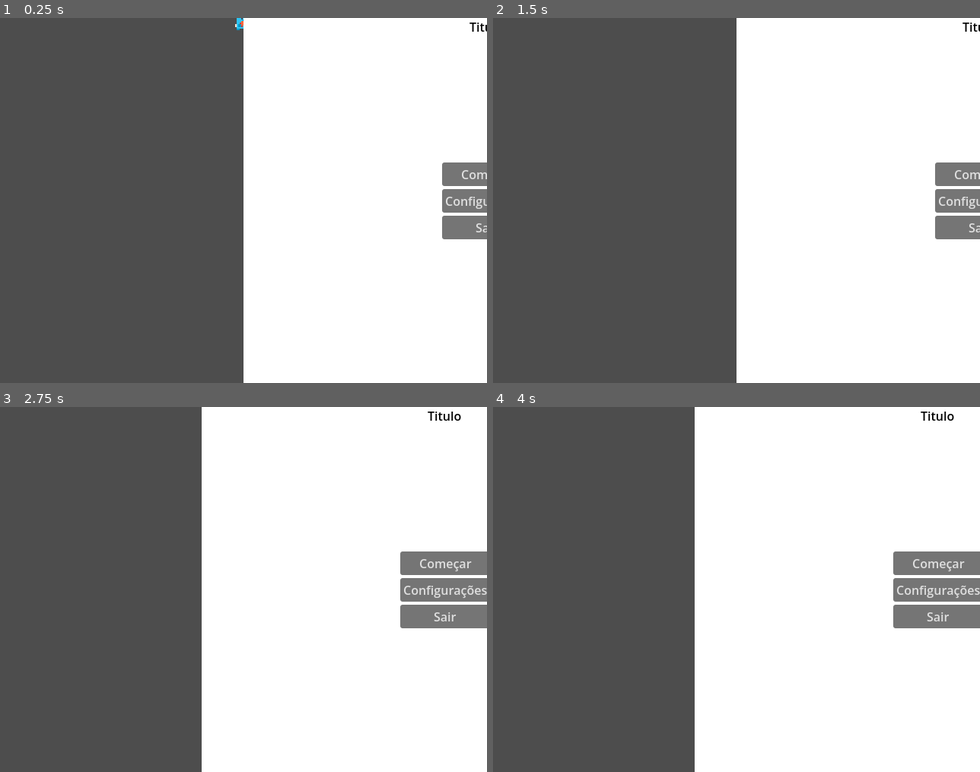
Above: before the commit, frames 1-4 (two rows, left to right).
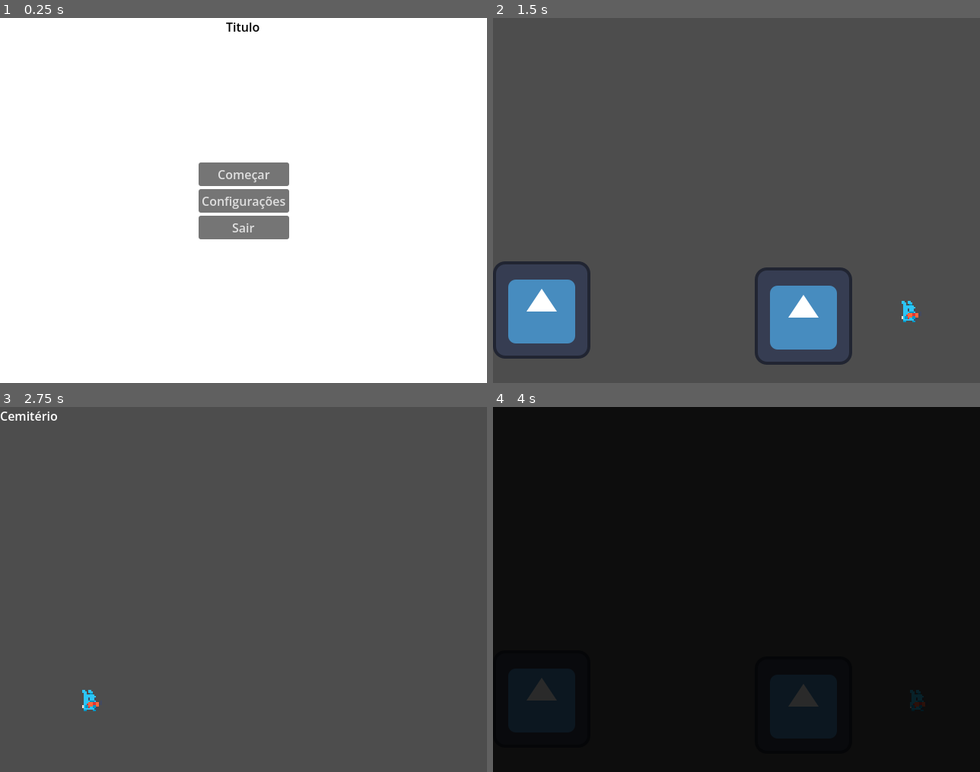
Above: after the commit, the same moments.

Repository: Magistratus-Studio/goedwareJam
Game: Godot game, scene res://cenas/menuInicial.tscn
Same seed, same stepped clock (60 frames per second), same inputs: the game is played once before the commit and once after it. The engine's default icon, where the game draws it, is replaced by a stand-in: a white triangle on a blue panel in a dark square.
Inputs (mouse positions are in pixels of both pictures, inside the frame that each line leads up to):
- Up to frame 1 (0.25 s): no input
- Up to frame 2 (1.5 s): click (736, 174) at 0.5 s, where only the run after the commit has a clickable "Começar"; tap Enter at 1.25 s; move the mouse to (843, 182) at 1.27 s; hold D (move_right) from 1.28 s (still down)
- Up to frame 3 (2.75 s): release D (move_right) at 2 s; click (443, 563) at 2 s, where only the run before the commit has a clickable "Começar"
- Up to frame 4 (4 s): tap Space at 2.75 s; move the mouse to (639, 607) at 2.77 s; hold A (move_left) 2.78-3.53 s; move the mouse to (785, 509) at 3.52 s; hold D (move_right) from 3.53 s (still down)

The runs differ from the first frame. In frame 1, 54% of the frame differs, in the area x 0-100%, y 0-100%; in frame 2, 53%; in frame 3, 59%; in frame 4, 100%.

Commit message:
fix: corrige instanciação do jogador apenas na mainScene

Diff:
--- a/goedware-jam/cenas/areas/player_spawn.gd
+++ b/goedware-jam/cenas/areas/player_spawn.gd
@@ -2,6 +2,6 @@
 
 func _ready() -> void:
 	hide()
-	if PlayerController.playerSpawned == false:
+	if not PlayerController.playerSpawned:
 		PlayerController.setPlayerPos(global_position)
 		PlayerController.playerSpawned = true
--- a/goedware-jam/cenas/mainScene.tscn
+++ b/goedware-jam/cenas/mainScene.tscn
@@ -24,6 +24,7 @@
 [node name="CicleTimer" type="Timer" parent="." unique_id=29996632 groups=["CicleTimer"]]
 
 [node name="Label" type="Label" parent="." unique_id=1920688757]
+visible = false
 offset_right = 40.0
 offset_bottom = 23.0
 
--- a/goedware-jam/cenas/main_scene.gd
+++ b/goedware-jam/cenas/main_scene.gd
@@ -3,5 +3,18 @@
 @export var label: Label
 @export var cicleTimer: Timer
 
+func _enter_tree() -> void:
+	# Garante que a instância do Player exista antes do _ready() da Area filha e do playerSpawn
+	PlayerController.addPlayerInstance()
+
+func _ready() -> void:
+	# Aguarda um frame para todas as AreaTransition filhas entrarem no await e libera o monitoramento
+	await get_tree().process_frame
+	AreaLimitController.areaLoaded.emit()
+
+func _exit_tree() -> void:
+	# Opcional: limpa o player caso você volte da mainScene para o menuInicial
+	PlayerController.removePlayerInstance()
+
 func _process(_delta: float) -> void:
 	label.text = str("%.2f" % cicleTimer.time_left)
--- a/goedware-jam/gui/sceneTransition/scene_transition.tscn
+++ b/goedware-jam/gui/sceneTransition/scene_transition.tscn
@@ -67,6 +67,7 @@
 anchor_bottom = 1.0
 grow_horizontal = 2
 grow_vertical = 2
+mouse_filter = 2
 
 [node name="ColorRect" type="ColorRect" parent="Control" unique_id=1630471685]
 layout_mode = 1
@@ -75,6 +76,7 @@
 anchor_bottom = 1.0
 grow_horizontal = 2
 grow_vertical = 2
+mouse_filter = 2
 color = Color(0, 0, 0, 0)
 
 [node name="AnimationPlayer" type="AnimationPlayer" parent="Control" unique_id=110770618]
--- a/goedware-jam/project_time_tracker.json
+++ b/goedware-jam/project_time_tracker.json
@@ -1,8 +1,8 @@
 {
-  "2D": 6101.54,
+  "2D": 6140.345,
   "3D": 1.109,
   "AFK": 248.774,
   "Documentation": 41.501,
-  "Game": 2427.001,
-  "Script": 15524.865
+  "Game": 2615.878,
+  "Script": 15847.294
 }
--- a/goedware-jam/scripts/PlayerController.gd
+++ b/goedware-jam/scripts/PlayerController.gd
@@ -1,22 +1,28 @@
 extends Node
 
 const PLAYER = preload("uid://bfs1aybaravrw")
-var player: Player
+var player: Player = null
 var playerSpawned: bool = false
 
-func _ready() -> void:
-	addPlayerInstance()
-	await get_tree().create_timer(0.5).timeout
-	playerSpawned = true
+func addPlayerInstance() -> void:
+	if is_instance_valid(player):
+		return
+	player = PLAYER.instantiate()
 
-func addPlayerInstance() -> void:
-	player = PLAYER.instantiate()
-	add_child(player)
+func removePlayerInstance() -> void:
+	if is_instance_valid(player):
+		player.queue_free()
+		player = null
+	playerSpawned = false
 
 func setPlayerPos(newPos: Vector2) -> void:
+	if not is_instance_valid(player):
+		addPlayerInstance()
 	player.global_position = newPos
 
 func setParent(parent: Node2D) -> void:
+	if not is_instance_valid(player):
+		addPlayerInstance()
 	if player.get_parent():
 		player.get_parent().remove_child(player)
 	parent.add_child(player)
